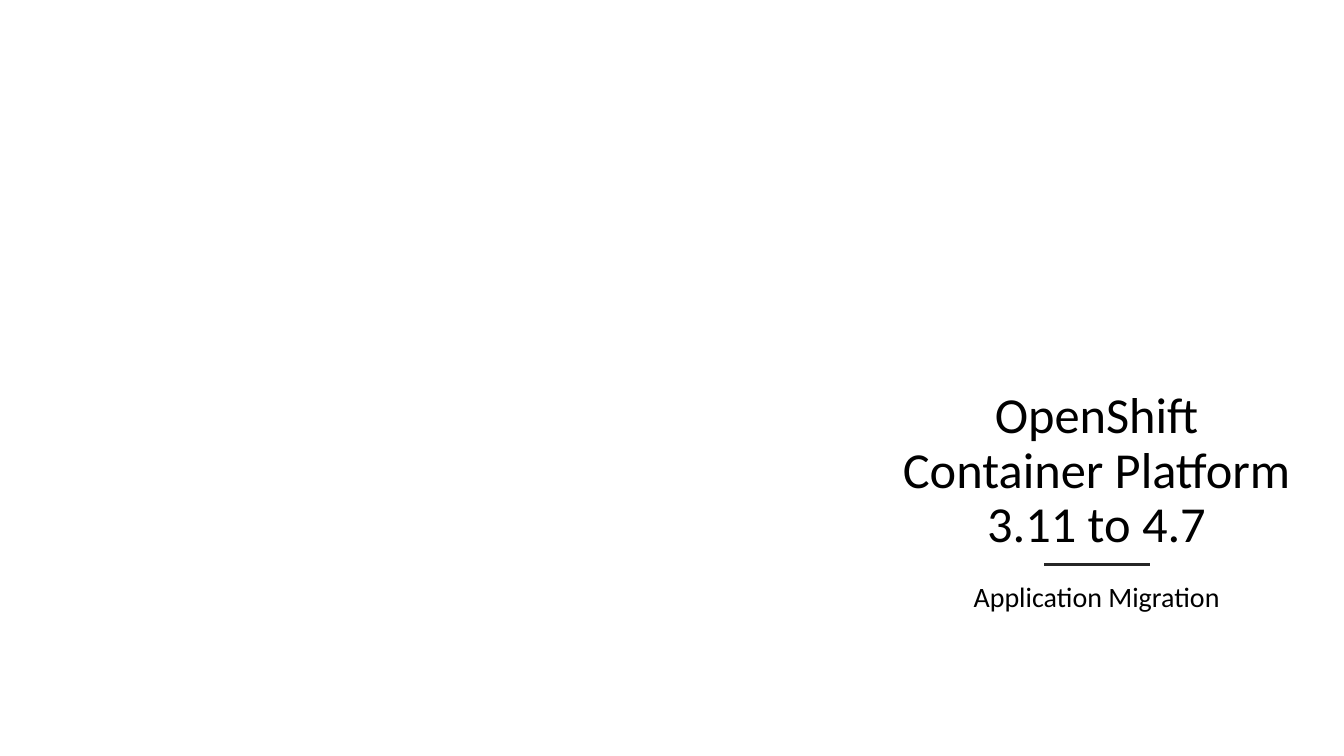
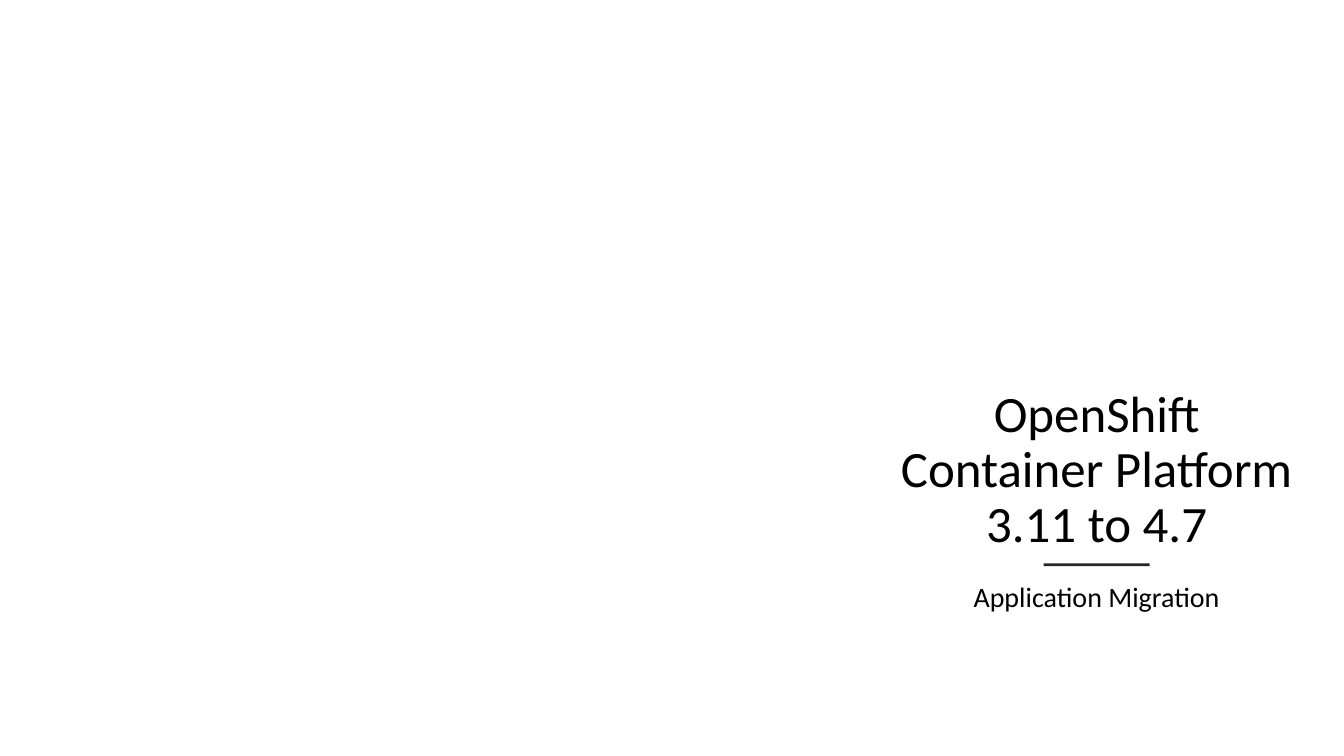
Before and after one commit to karthikeyanvidhu/spring-boot-examples, a slide deck: slide 1 of OCP 3.11 to 4.7.pptx. Drawn at 1344x756 pixels with LibreOffice and Linux fonts; fonts in the diff are those of the drawing; background and template pictures are left out. Boxes give left, top, right and bottom in pixels: in the first picture for what was removed or moved away, otherwise in the second. Text is boxed around its words. In the diff, an @@ line names an element or a change of style, - is before the commit and + after.

```diff
--- a/OCP 3.11 to 4.7.pptx
+++ b/OCP 3.11 to 4.7.pptx
@@ freeform shape at [826,251,1344,756]: outline redrawn @@
@@ text "OpenShift Container Platform 3.11 to ..." at [901,396,1292,543]: size 36 to 36.4 pt @@
```
Also in this commit, not shown: 1 slide added.
